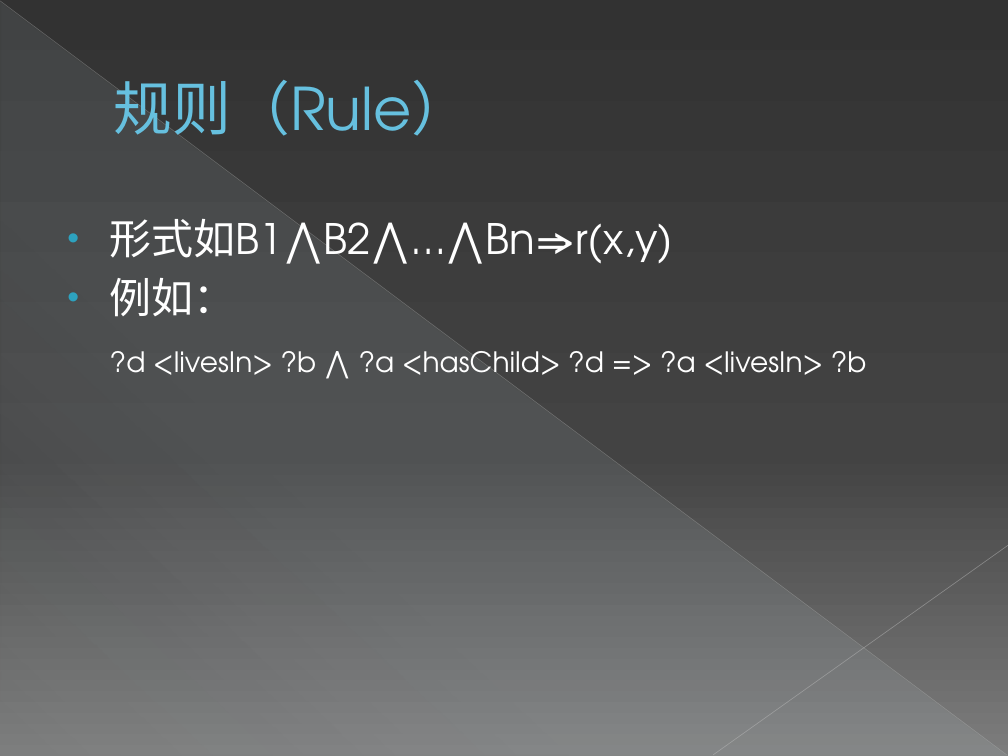
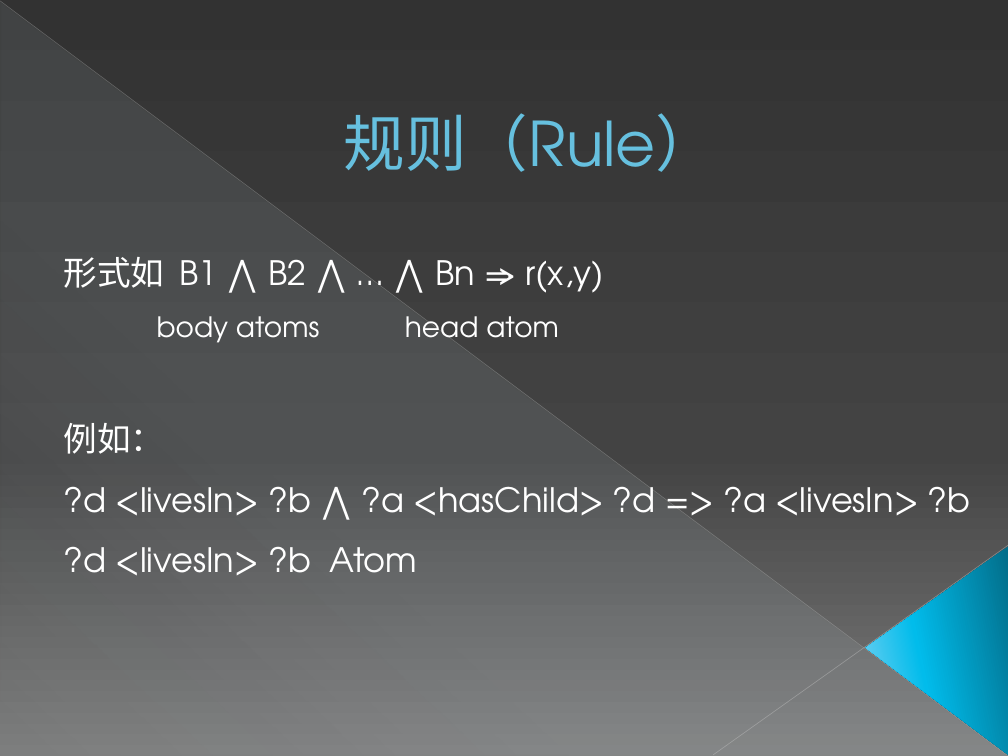
Before and after one commit to zxlzr/RuleMiner, a slide deck: slide 4 of 毕设答辩.pptx (slide 3 before the commit). Drawn at 1008x756 pixels with LibreOffice and Linux fonts; fonts in the diff are those of the drawing. Boxes give left, top, right and bottom in pixels: in the first picture for what was removed or moved away, otherwise in the second. Text is boxed around its words. In the diff, an @@ line names an element or a change of style, - is before the commit and + after.

Commit message:
ppt

```diff
--- a/毕设答辩.pptx
+++ b/毕设答辩.pptx
@@ text "规则（Rule）" at [344, 113, 718, 172]: size 42 to 44 pt; alignment left to centre; vertical alignment middle to bottom @@
@@ text at [110, 218, 673, 264]: paragraph removed @@
-• 形式如B1⋀B2⋀…⋀Bn⇒r(x,y)
@@ text added at [63, 257, 603, 343], 24 pt, text #FFFFFF @@
+形式如 B1 ⋀ B2 ⋀ … ⋀ Bn ⇒ r(x,y)
+body atoms head atom
@@ text "例如：": place and size @@
-text "例如：" at [110, 218, 867, 375]
+text "例如：" at [63, 423, 971, 575]
@@ text at [63, 423, 971, 516]: size 30 to 24 pt in "例如："; size 20 to 24 pt in "?d <livesIn> ?b ⋀ ?a <hasChild> ?d ..."; bullet • to none; line spacing 1 to 1.5; less space between paragraphs; indent changed @@
@@ text at [63, 547, 418, 575]: paragraph added @@
+?d <livesIn> ?b Atom
@@ triangle added at [865, 547, 1008, 755], fill gradient #036E89 to #01BCEB to #7CD1F2 @@
```
Also in this commit, not shown: 3 other slides changed, 19 slides added.
